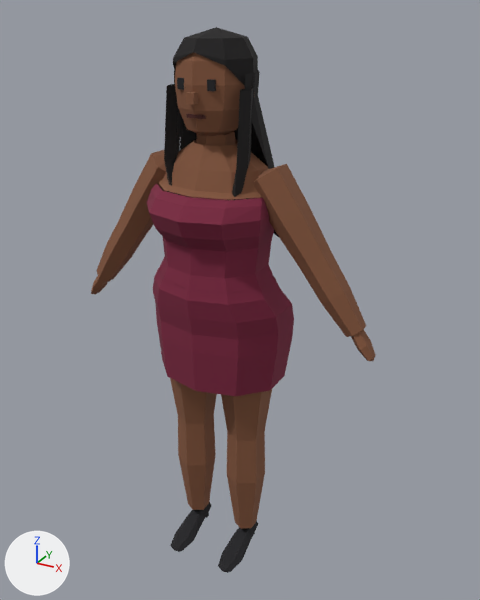
Before and after pictures for a commit that changed the glTF model apps/client/public/assets/shared/chr/chr_body_plus-short-busty.glb.
Before and after are seen from a 50 mm camera at (0.897, -1.503, 0.854) aimed at (0.043, 0.048, 0.078). The axes (+X, +Y, +Z) are drawn at lower left. The lights are the same throughout. The first picture is the older version. Vertices at exactly the same position are counted once.

Names of what the first picture shows: 'body'.
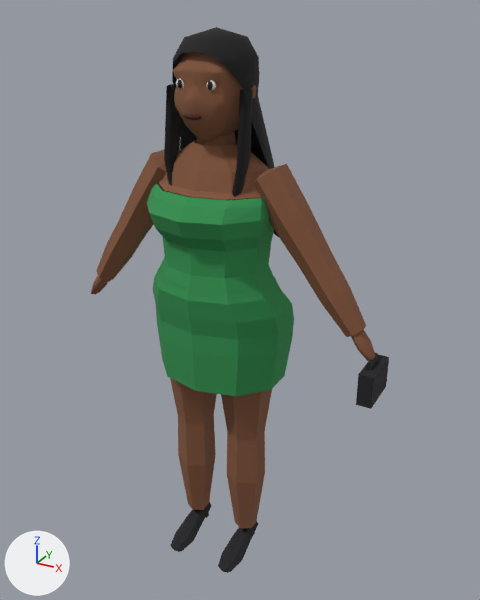
The newer file is also rescaled (x1.015), turned or shifted as a whole; pictures and numbers use the older file's frame.

Location of each change, [x1, y1, x2, y2] in pixels of the pictures (480 x 600 px):
'body', reshaped: before [91, 27, 376, 573]; after [91, 27, 389, 573]
part 1 of me_body, added: after [356, 355, 389, 409]
part 2 of me_body, added: after [367, 353, 378, 371]
part 3 of me_body, deleted: before [186, 92, 198, 105]
part 4 of me_body, built on: before [164, 27, 257, 160]; after [164, 27, 259, 160]
part 5 of me_body, recoloured (dark red to green): [147, 183, 294, 396] in both

Diff of the bpy script that builds the scene:
```diff
--- a/apps/client/public/assets/shared/chr/chr_body_plus-short-busty.glb.py
+++ b/apps/client/public/assets/shared/chr/chr_body_plus-short-busty.glb.py
@@ me_body @@
 # used by ob_body; location = (0.0, 0.0, 0.0)
-me_body.from_pydata(...)  # 671 vertices, 1106 faces; spans x -0.47..0.47, y -0.19..0.19, z -0.78..0.81
+me_body.from_pydata(...)  # 867 vertices, 1486 faces; spans x -0.47..0.49, y -0.19..0.19, z -0.78..0.81
+# me_body part 1: a new loose piece, a box spanning x 0.449..0.489, y -0.064..0.063, z -0.09..0.0, in mat_body
+# me_body part 2: a new loose piece, a box spanning x 0.4589..0.468, y -0.0319..0.0315, z -0.0068..0.0203, in mat_body
+# me_body part 3: the loose piece of 8 vertices spanning x -0.01..0.01, y -0.12..-0.1, z 0.64..0.67 is deleted
+# me_body part 4: 10 vertices moved from x -0.1..0.1, y -0.11..0.0, z 0.57..0.74 to x -0.1..0.1, y -0.1..0.0, z 0.58..0.74; 72 vertices removed from x -0.1..0.1, y -0.11..0.11, z 0.54..0.81; 260 vertices added at x -0.11..0.11, y -0.12..0.11, z 0.54..0.8
+# me_body part 5: 330 kept faces spanning x -0.2..0.2, y -0.19..0.19, z -0.14..0.42 get new vertex colours; the middle colour goes from dark red #7a1f3d to green #2f8f4e
 me_body.materials.append(mat_body)
```
